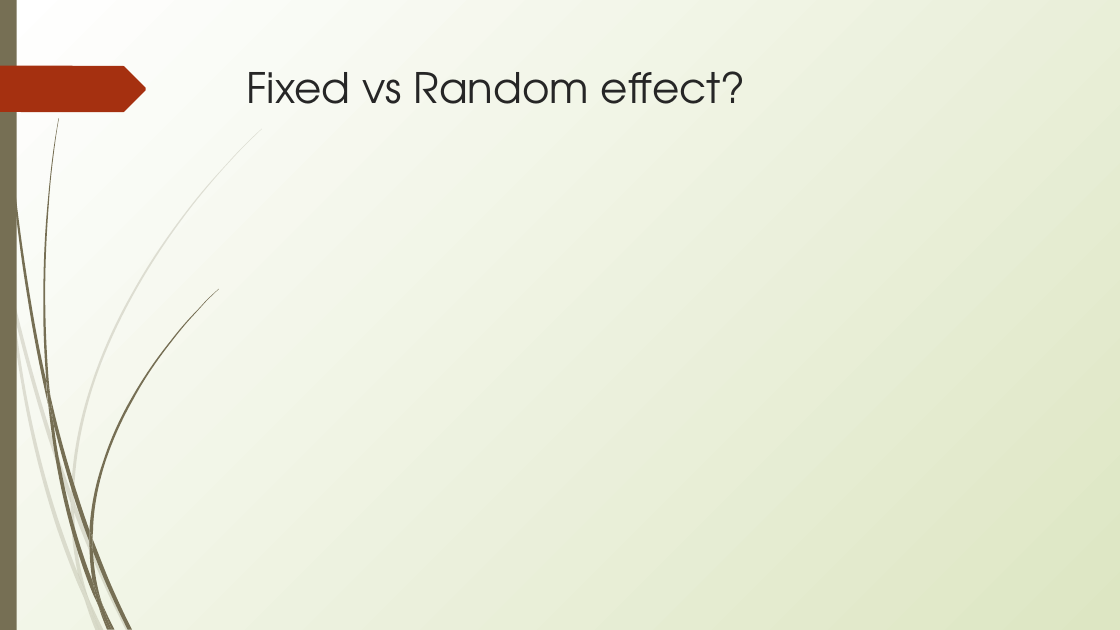
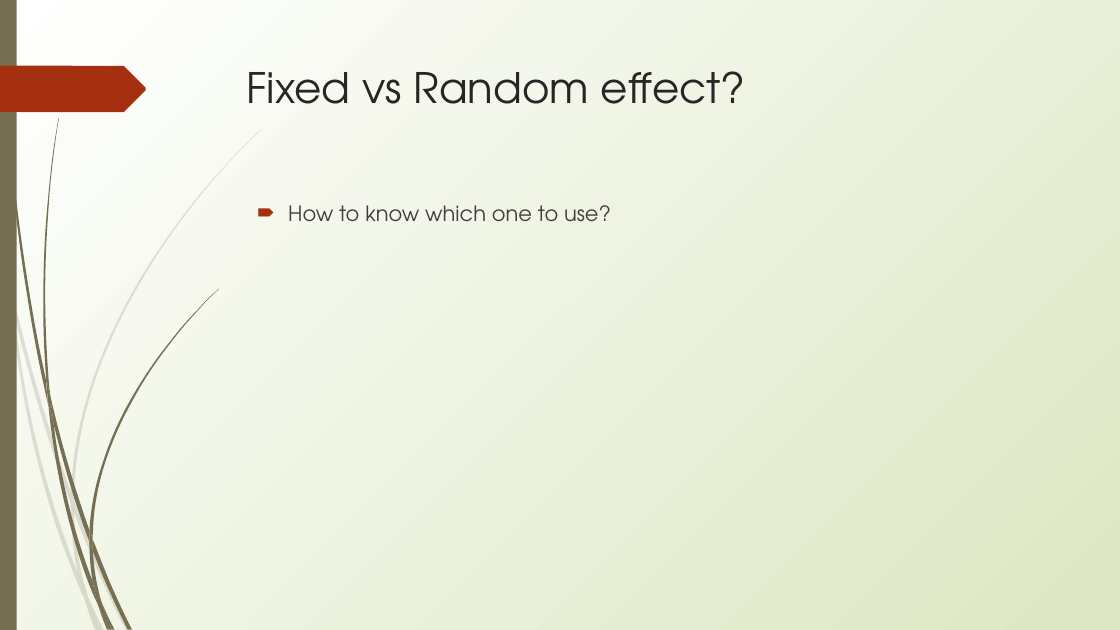
Before and after one commit to erynmcfarlane/GraduateStatsClass, a slide deck: slide 18 of Lecture6.pptx (slide 16 before the commit). Drawn at 1120x630 pixels with LibreOffice and Linux fonts; fonts in the diff are those of the drawing. Boxes give left, top, right and bottom in pixels: in the first picture for what was removed or moved away, otherwise in the second. Text is boxed around its words. In the diff, an @@ line names an element or a change of style, - is before the commit and + after.

```diff
--- a/Lecture6.pptx
+++ b/Lecture6.pptx
@@ text added at (288,205,611,222), 18 pt, text #3F3F3F @@
+🠶 How to know which one to use?
```
Also in this commit, not shown: 7 slides added, 1 other file.
